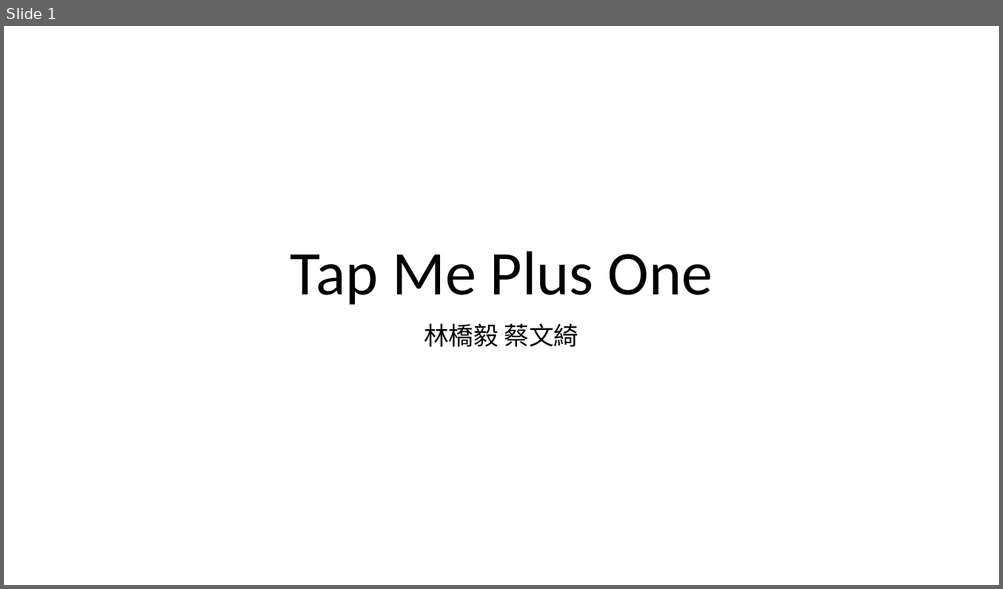
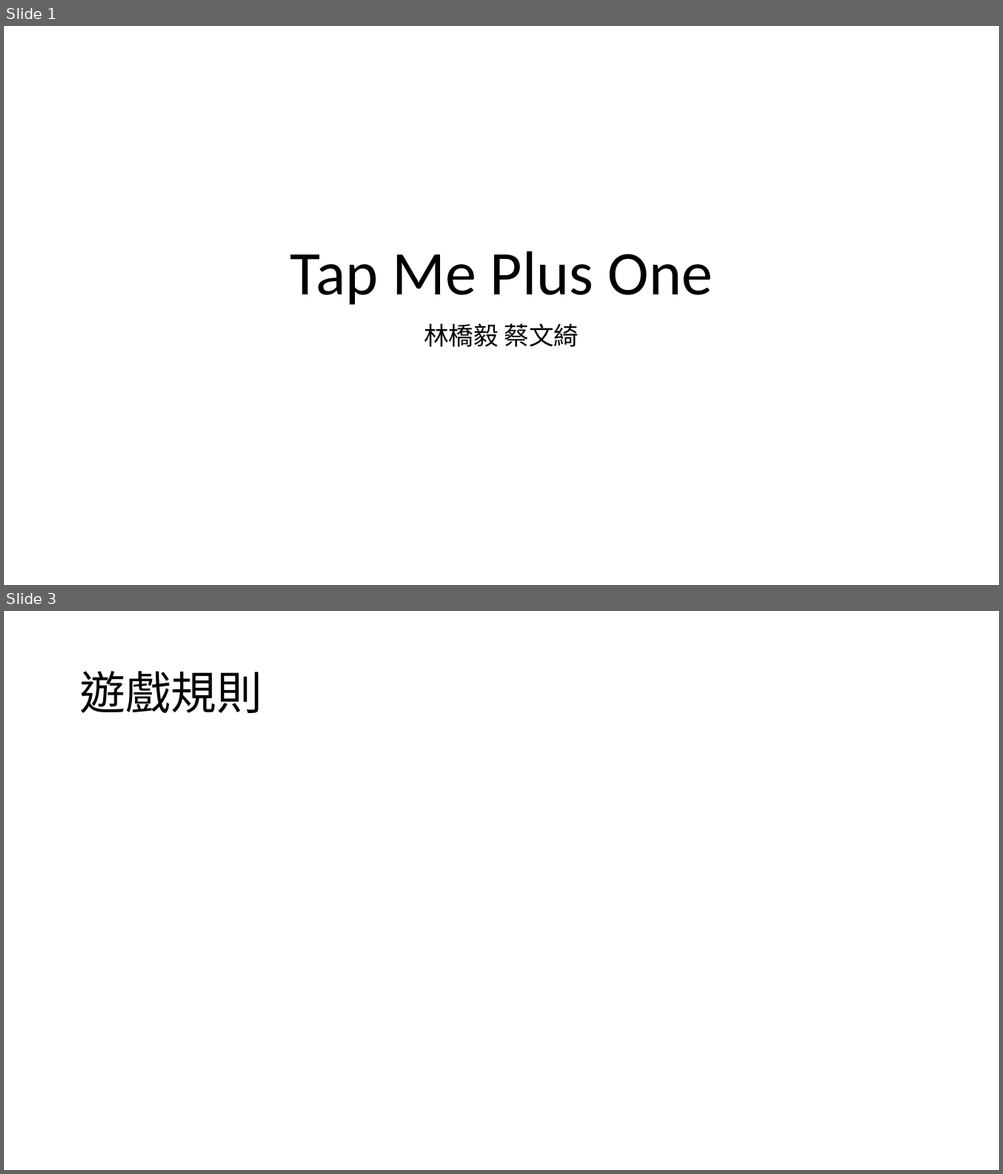
Before and after one commit to qiaoyi213/TapMePlusOne, a slide deck: Presentation.pptx. Shown one above the other, each under a label of ours: slide 1 before the commit, slides 1 and 3 after it; the slides between them are not shown. The pictures are 1003x589 and 1003x1174 pixels, drawn with LibreOffice and Linux fonts; fonts in the diff are those of the drawing. Boxes give left, top, right and bottom in pixels: in the first picture for what was removed or moved away, otherwise in the second. Text is boxed around its words. In the diff, an @@ line names an element or a change of style, - is before the commit and + after.

```diff
--- a/Presentation.pptx
+++ b/Presentation.pptx
@@ slide 3 added at bbox=[4, 611, 999, 1170], background #FFFFFF @@
@@ title added at bbox=[79, 671, 262, 713], 44 pt, text #000000 @@
+遊戲規則
```
Also in this commit, not shown: 2 slides changed, 18 other slides added, 1 other file.
